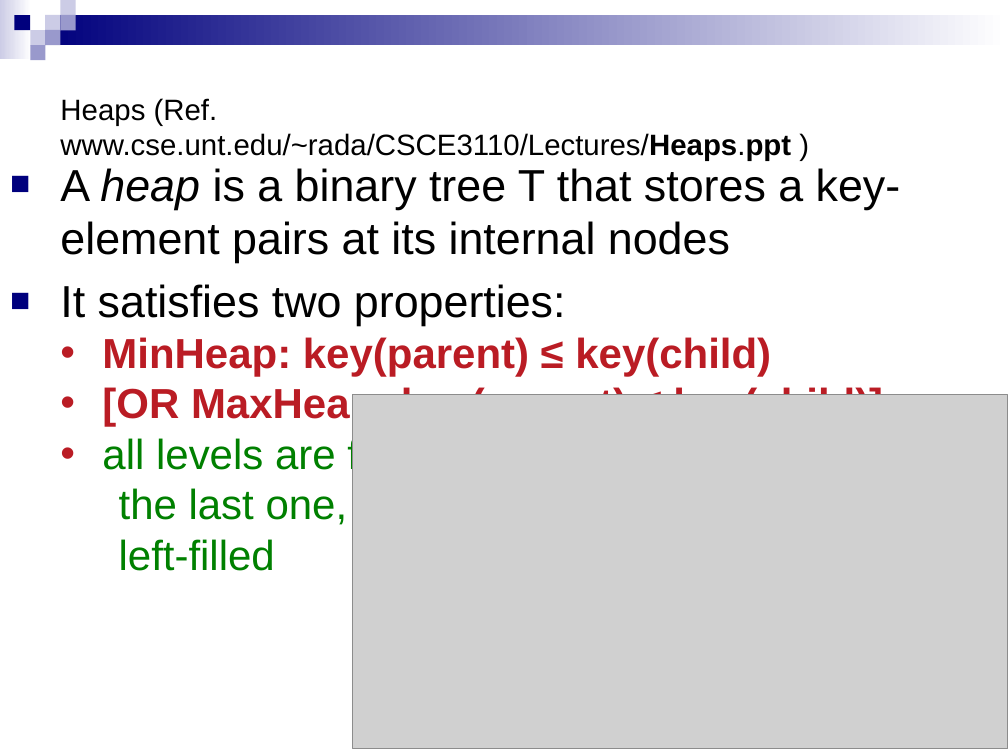
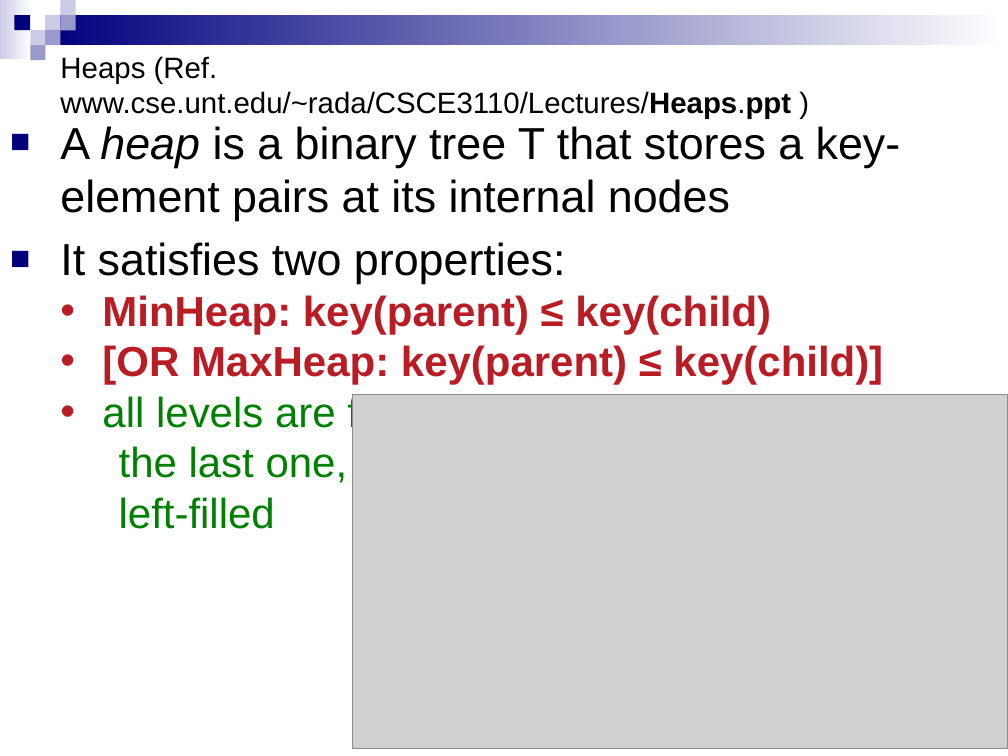
Before and after one commit to Emadalsuwat/emadalsuwat.github.io, a slide deck: slide 78 of DataStructure/Lecture8.pptx. Drawn at 1008x756 pixels with LibreOffice and Linux fonts; fonts in the diff are those of the drawing; grey boxes stand for pictures. Boxes give left, top, right and bottom in pixels: in the first picture for what was removed or moved away, otherwise in the second. Text is boxed around its words. In the diff, an @@ line names an element or a change of style, - is before the commit and + after.

```diff
--- a/DataStructure/Lecture8.pptx
+++ b/DataStructure/Lecture8.pptx
@@ title "Heaps (Ref. www.cse.unt.edu/~rada/CSCE3110/Lectures/Heaps.pp ...": place and size @@
-title "Heaps (Ref. www.cse.unt.edu/~rada/CSCE3110/Lectures/Heaps.pp ..." at [60,98,791,161]
+title "Heaps (Ref. www.cse.unt.edu/~rada/CSCE3110/Lectures/Heaps.pp ..." at [60,56,791,119]
@@ text "A heap is a binary ...": place and size @@
-text "A heap is a binary ..." at [60,168,901,571]
+text "A heap is a binary ..." at [60,126,901,529]
```
Also in this commit, not shown: 1 other slide changed, 2 other files.
